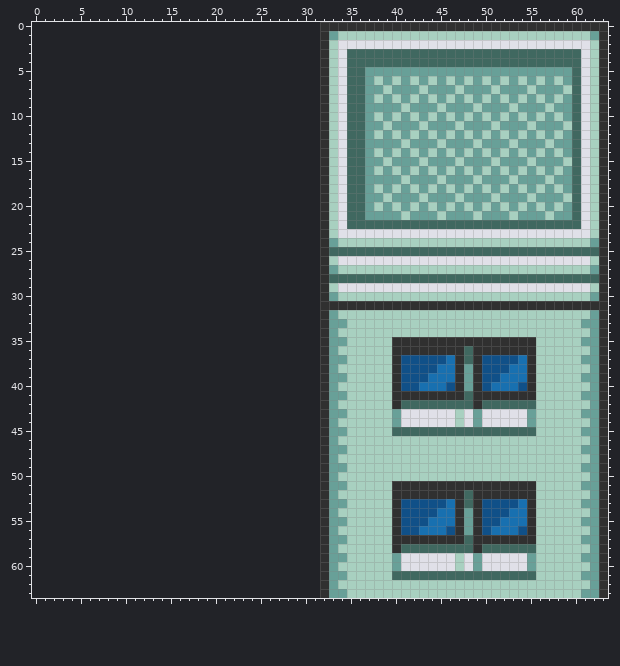
Edited in one commit: pixel-art sprite (Animations/edificio2/Default/000.png). Above is the file before it was changed.
The file is 128x256 pixels, drawn in blocks of 4x4; one block is one cell here. The old version is drawn lined up with the new one, on the new canvas.
After:
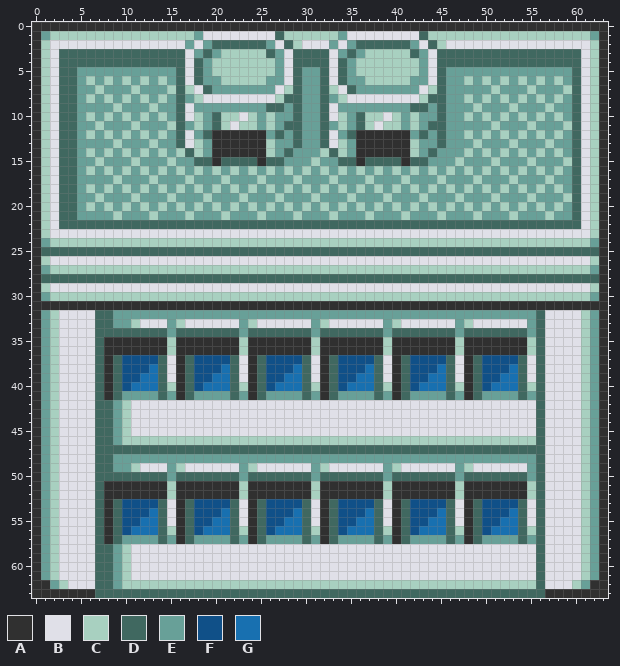
Palette (. is transparent): A #303030  B #e0e0e8  C #a8d0c0  D #406860  E #68a098  F #105088  G #1870b0
Edits made:
canvas 32x64 -> 64x64, the old top-left corner now at 32,0
Changed rows in their new state; - is an unchanged pixel.
first column x 0:
 0 AAAAAAAAAAAAAAAAAAAAAAAAAAAAAAAA-------------------------------
 1 AECCCCCCCCCCCCCCCCEBBBBBBBBDCCCCCCEBBBBBBBBD-------------------
 2 ACBBBBBBBBBBBBBBBEBEDDDDDDEBDCBBBE-EDDDDDDE-DC-----------------
 3 ACBDDDDDDDDDDDDDDBEDECCCCCDEBDDDDBE-ECCCCC-EB------------------
 4 ACBDDDDDDDDDDDDDDBDECCCCCCCEBDDDDBDECCCCCCCEB------------------
 5 ACBDDEEEEEEEEEEEDBDECCCCCCCEBDEEDBDECCCCCCC-BD-----------------
 6 ACBDDECECECECECEDBDEECCCCCEEBDEEDBDEEC-C-CE-BDE----------------
 7 ACBDDEECEEECEEECDCBDEEEEEEEBCDEED---E--E---BCD-E---------------
 8 ACBDDECECECECECEDECBBBBBBBBCDDEEDECBBBBBBBBCDDE----------------
 9 ACBDDEEEECEEECEEDBEEEEEEEEDDEDEEDBEEE----EDD-D-----------------
10 ACBDDECECECECECEDBCEDCCBCECEEDEEDBCE-C-B----EDE----------------
11 ACBDDEECEEECEEECDECEDCBCCECEDDEEDECE-CB-C-CEDD-E---------------
12 ACBDDECECECECECEDBEDAAAAAAEDEDEEDBE-AAAAAAEDEDE----------------
13 ACBDDEEEECEEECEEDBCEAAAAAACEEDEEDBCEAAAAAAC--D-----------------
14 ACBDDECECECECECECDCEAAAAAACEDEEECDCEAAAAAA--D-E----------------
15 ACBDDEECEEECEEECEEDDADDDDADDEEECEED-ADDDDADD-------------------
16 ACBDDECECECECECECECECECECECECECECECEC--------------------------
17 ACBDDEEEECEEECEEECEEECEEECEEECEEE-EEEC-------------------------
18 ACBDDECECECECECECECECECECECECECECECEC--------------------------
19 ACBDDEECEEECEEECEEECEEECEEECEEECEEECE--------------------------
20 ACBDDECECECECECECECECECECECECECECECEC--------------------------
21 ACBDDEEEECEEECEEECEEECEEECEEECEEE-EEEC-------------------------
22 ACBDDDDDDDDDDDDDDDDDDDDDDDDDDDDDDDD----------------------------
23 ACBBBBBBBBBBBBBBBBBBBBBBBBBBBBBBBB-----------------------------
24 AECCCCCCCCCCCCCCCCCCCCCCCCCCCCCCCC-----------------------------
25 ADDDDDDDDDDDDDDDDDDDDDDDDDDDDDDDD------------------------------
26 ACBBBBBBBBBBBBBBBBBBBBBBBBBBBBBBBB-----------------------------
27 AECCCCCCCCCCCCCCCCCCCCCCCCCCCCCCCC-----------------------------
28 ADDDDDDDDDDDDDDDDDDDDDDDDDDDDDDDD------------------------------
29 ACBBBBBBBBBBBBBBBBBBBBBBBBBBBBBBBB-----------------------------
30 AECCCCCCCCCCCCCCCCCCCCCCCCCCCCCCCC-----------------------------
31 AAAAAAAAAAAAAAAAAAAAAAAAAAAAAAAA-------------------------------
32 AECBBBBDDEEEEEEEEEEEEEEEEEEEEEEEE-EEEEEEEEEEEEEEEEEEEEEEDBBBB--
33 AECBBBBDDEECBBBECBBBBBBECBBBBBBECBBBBBBE-BBBBBBE-BBBBBBEDBBBBC-
34 AECBBBBDDDDDDDDEDDDDDDDEDDDDDDDEDDDDDDDEDDDDDDDEDDDDDDDEDBBBB--
35 AECBBBBDAAAAAAACAAAAAAACAAAAAAAC-AAAAAA--------C-------CDBBBBC-
36 AECBBBBDAAAAAAACAAAAAAACAAAAAAAC-AAAAAA--------CA------CDBBBB--
37 AECBBBBDADFFFFDBADFFFFDBADFFFFDB-DFFFFDB-D----DBAD----DBDBBBBC-
38 AECBBBBDADFFFGDBADFFFGDBADFFFGDB-DFFFGDB-D----DBAD----DBDBBBB--
39 AECBBBBDADFFGGDBADFFGGDBADFFGGDB-DFFGGDB-D----DBAD----DBDBBBBC-
40 AECBBBBDADFGGGDCADFGGGDCADFGGGDC-DFGGGD--D----DCAD----DCDBBBB--
41 AECBBBBDADEEEEDEADEEEEDEADEEEEDE-D-EEEDE-DEEEEDEADEEEEDEDBBBBC-
42 AECBBBBDDECBBBBBBBBBBBBBBBBBBBBBBBBBBBBBBBBBBBBBBBBBBBBBDBBBB--
43 AECBBBBDDECBBBBBBBBBBBBBBBBBBBBBBBBBBBBBB------B-B-----BDBBBBC-
44 AECBBBBDDECBBBBBBBBBBBBBBBBBBBBBBBBBBBBBB------B-B-----BDBBBB--
45 AECBBBBDDECBBBBBBBBBBBBBBBBBBBBBBBBBBBBBBBBBBBBBBBBBBBBBDBBBBC-
46 AECBBBBDDECCCCCCCCCCCCCCCCCCCCCCCC----------------------DBBBB--
47 AECBBBBDDDDDDDDDDDDDDDDDDDDDDDDDDDDDDDDDDDDDDDDDDDDDDDDDDBBBBC-
48 AECBBBBDDEEEEEEEEEEEEEEEEEEEEEEEE-EEEEEEEEEEEEEEEEEEEEEEDBBBB--
49 AECBBBBDDEECBBBECBBBBBBECBBBBBBECBBBBBBE-BBBBBBE-BBBBBBEDBBBBC-
50 AECBBBBDDDDDDDDEDDDDDDDEDDDDDDDEDDDDDDDEDDDDDDDEDDDDDDDEDBBBB--
51 AECBBBBDAAAAAAACAAAAAAACAAAAAAAC-AAAAAA--------C-------CDBBBBC-
52 AECBBBBDAAAAAAACAAAAAAACAAAAAAAC-AAAAAA--------CA------CDBBBB--
53 AECBBBBDADFFFFDBADFFFFDBADFFFFDB-DFFFFDB-D----DBAD----DBDBBBBC-
54 AECBBBBDADFFFGDBADFFFGDBADFFFGDB-DFFFGDB-D----DBAD----DBDBBBB--
55 AECBBBBDADFFGGDBADFFGGDBADFFGGDB-DFFGGDB-D----DBAD----DBDBBBBC-
56 AECBBBBDADFGGGDCADFGGGDCADFGGGDC-DFGGGD--D----DCAD----DCDBBBB--
57 AECBBBBDADEEEEDEADEEEEDEADEEEEDE-D-EEEDE-DEEEEDEADEEEEDEDBBBBC-
58 AECBBBBDDECBBBBBBBBBBBBBBBBBBBBBBBBBBBBBBBBBBBBBBBBBBBBBDBBBB--
59 AECBBBBDDECBBBBBBBBBBBBBBBBBBBBBBBBBBBBBB------B-B-----BDBBBBC-
60 AECBBBBDDECBBBBBBBBBBBBBBBBBBBBBBBBBBBBBB------B-B-----BDBBBB--
61 AECBBBBDDECBBBBBBBBBBBBBBBBBBBBBBBBBBBBBBBBBBBBBBBBBBBBBDBBBBC-
62 AAECBBBDDECCCCCCCCCCCCCCCCCCCCCCCC----------------------DBBB-EA
63 AAAAAAADDDDDDDDDDDDDDDDDDDDDDDDDDDDDDDDDDDDDDDDDDDDDDDDDDAAAAAA
Pixel boxes of the changes (left, top, right, bottom) in both pictures:
changed: (32, 22, 599, 598)
